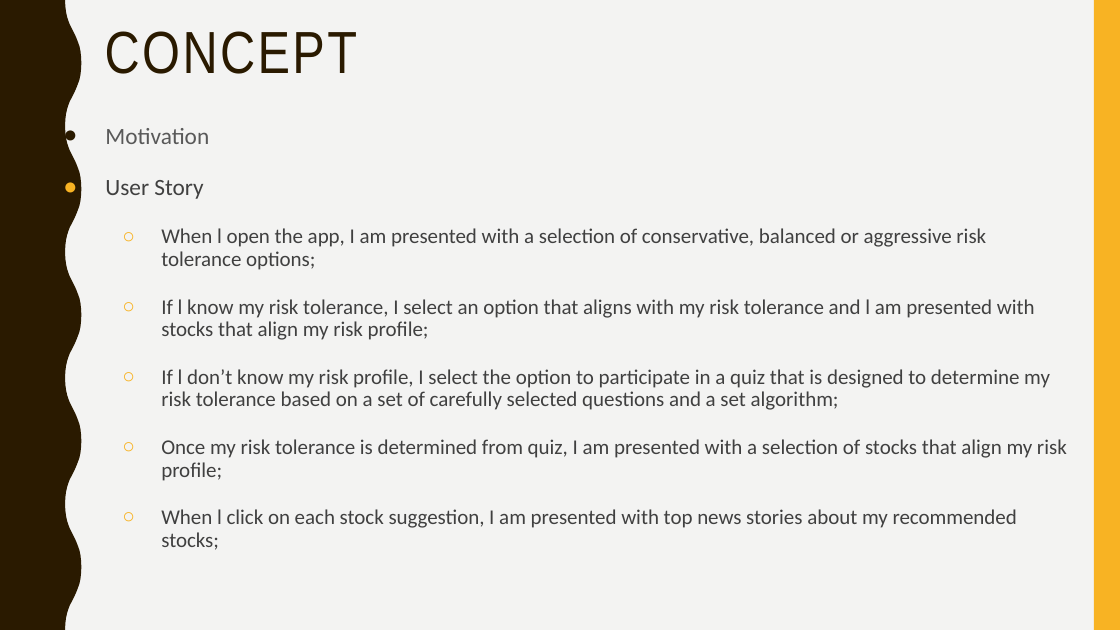
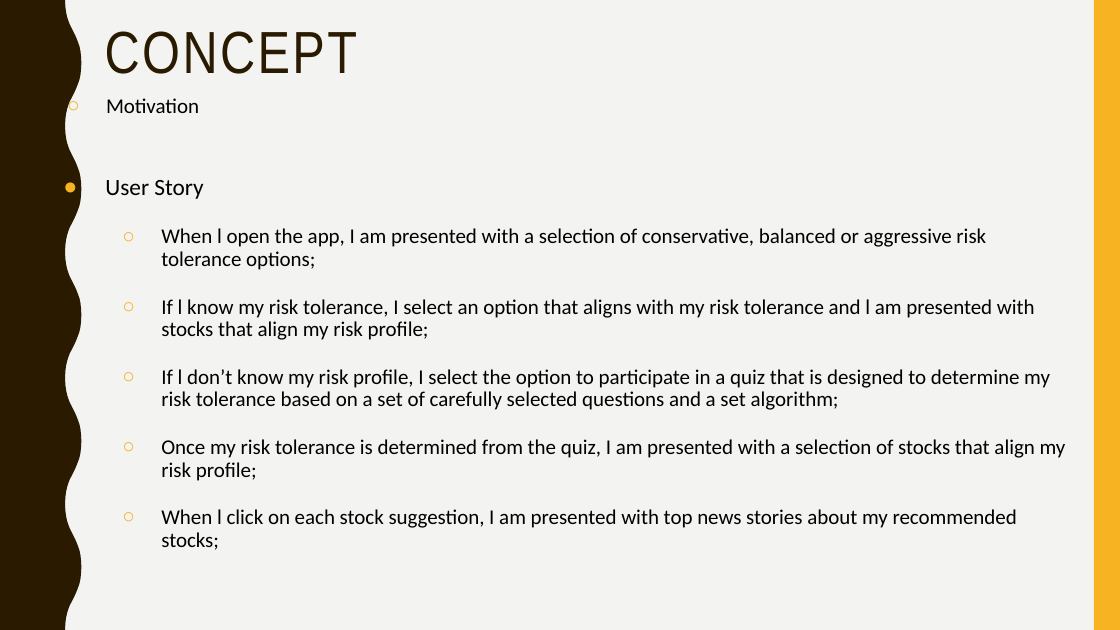
Before and after one commit to bengura-m/Asset-Portfolio-Generator, a slide deck: slide 3 of Asset Portfolio Generator.pptx. Drawn at 1120x630 pixels with LibreOffice and Linux fonts; fonts in the diff are those of the drawing. Boxes give left, top, right and bottom in pixels: in the first picture for what was removed or moved away, otherwise in the second. Text is boxed around its words. In the diff, an @@ line names an element or a change of style, - is before the commit and + after.

Commit message:
Editing the ppt file

```diff
--- a/Asset Portfolio Generator.pptx
+++ b/Asset Portfolio Generator.pptx
@@ text "Motivation": place and size @@
-text "Motivation" at (105, 128, 209, 144)
+text "Motivation" at (106, 98, 199, 113)
@@ text "Motivation" at (106, 98, 199, 113): size 15 to 13.5 pt, text colour #595959 to #000000; bullet ● to ○; list level 1 to 2 in "Motivation"; line spacing 1.1 to 0.9; bullet colour #2A1A00 to #F8B323 @@
@@ text at (105, 180, 1050, 550): text colour #404040 to #000000 in "User Story", "When l open the app, I am ...", "If l know my risk tolerance, I ...", "If l don’t know my risk profile, ..." and 1 more places @@
@@ text at (161, 439, 1066, 481): text changed; text colour #404040 to #000000 @@
-  ○ Once my risk tolerance is determined from quiz, I am presented with a selection of stocks that align my risk profile;
+  ○ Once my risk tolerance is determined from the quiz, I am presented with a selection of stocks that align my risk profile;
```
Also in this commit, not shown: 4 other slides changed.
